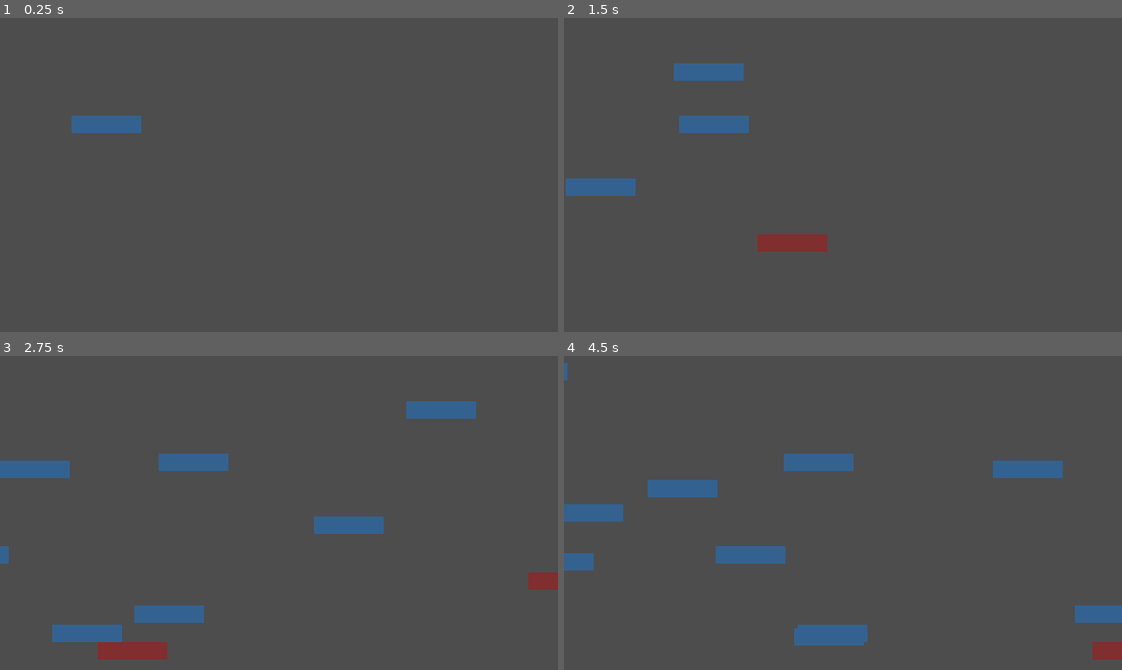
Above: before the commit, frames 1-4 (two rows, left to right).
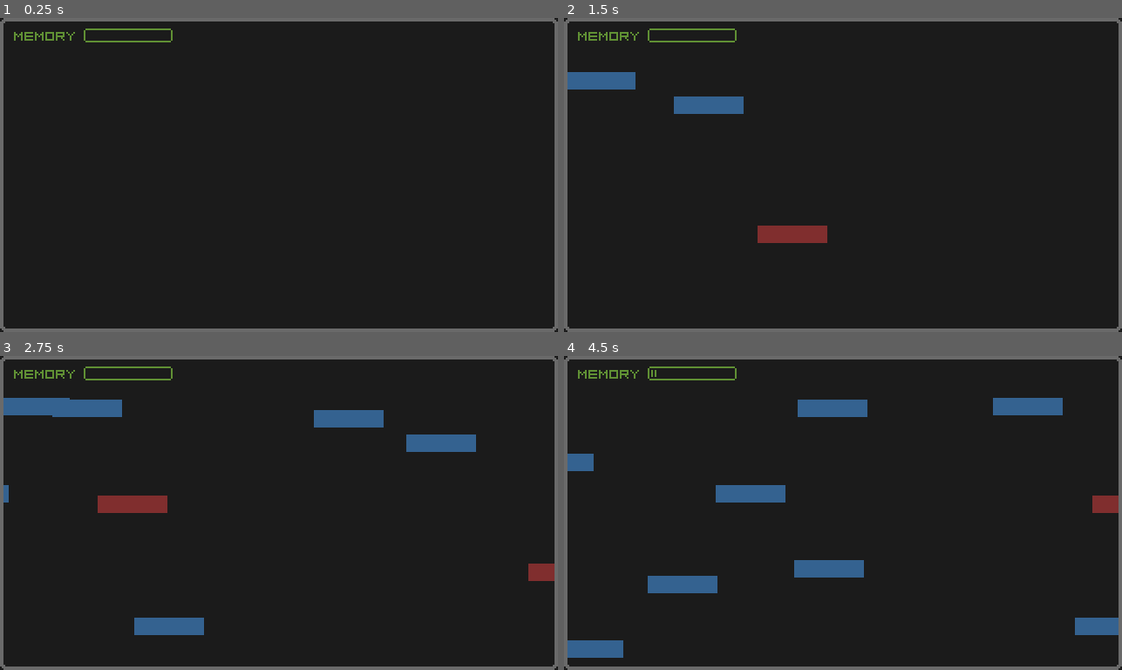
Above: after the commit, the same moments.

Repository: daniboygg/ludumdare-58
Game: Godot game, scene res://main.tscn
The game is run twice, just before and just after one commit, with the same random seed, the same clock (stepped at 60 frames per second) and the same inputs.
Inputs (mouse positions are in pixels of both pictures, inside the frame that each line leads up to):
- Up to frame 1 (0.25 s): no input
- Up to frame 2 (1.5 s): move the mouse to (965, 159) at 0.52 s; move the mouse to (731, 190) at 1.27 s
- Up to frame 3 (2.75 s): move the mouse to (334, 443) at 2.02 s
- Up to frame 4 (4.5 s): move the mouse to (815, 575) at 2.77 s; move the mouse to (1010, 560) at 3.52 s; move the mouse to (675, 465) at 4.27 s

The runs differ from the first frame. In frame 1, 100% of the frame differs, in the area x 0-100%, y 0-100%; in frame 2, 100%; in frame 3, 100%; in frame 4, 100%.

Commit message:
Add memory counter and progress bar

Diff:
--- a/globals.gd
+++ b/globals.gd
@@ -1,4 +1,19 @@
 extends Node
+
+signal memory_increased
 
 const WIDTH := 360
 const HEIGHT := 180
+
+var memory := 0
+var rage := 0
+
+
+func increase_memory(amount: int = 5):
+	memory += amount
+	memory_increased.emit()
+
+
+func decrease_memory(amount: int = 5):
+	memory -= amount
+	memory_increased.emit()
--- a/level.gd
+++ b/level.gd
@@ -7,12 +7,12 @@
 func _ready() -> void:
 	pass
 
-
+const TOP_MARGIN := 20
 func create_memory_bar():
 	var instance: Memory = MEMORY.instantiate()
 	var start := Vector2(
 		0 - instance.width,
-		randi_range(0, Globals.HEIGHT - instance.height),
+		randi_range(TOP_MARGIN, Globals.HEIGHT - instance.height),
 	)
 	instance.start_on_position(start)
 	var bad_probability = randf()
@@ -22,8 +22,16 @@
 	else:
 		instance.make_legit()
 		instance.speed = randf_range(50, 150)
+	instance.left_scene.connect(_on_left_scene)
+	self.add_child(instance)
 
-	self.add_child(instance)
+
+func _on_left_scene(memory: Memory):
+	if memory.is_corrupt:
+		Globals.increase_memory(20)
+	else:
+		Globals.decrease_memory(5)
+	memory.queue_free()
 
 
 func _on_timer_timeout() -> void:
--- a/main.tscn
+++ b/main.tscn
@@ -1,18 +1,101 @@
-[gd_scene load_steps=3 format=3 uid="uid://cqow47bch5ocs"]
+[gd_scene load_steps=10 format=3 uid="uid://cqow47bch5ocs"]
 
 [ext_resource type="Script" uid="uid://bu37n0pnsp6si" path="res://level.gd" id="1_0xm2m"]
-[ext_resource type="PackedScene" uid="uid://d36yllicrg8s1" path="res://memory.tscn" id="1_ig7tw"]
+[ext_resource type="Theme" uid="uid://dnroccymnpymn" path="res://theme.tres" id="2_0xm2m"]
+[ext_resource type="Script" uid="uid://8hh3nlsd4n3i" path="res://ui.gd" id="3_1bvp3"]
+[ext_resource type="Texture2D" uid="uid://s8vd8oc3ttax" path="res://ui/progress_bar.png" id="3_h2yge"]
+[ext_resource type="Texture2D" uid="uid://bw1ykn3dk57ci" path="res://ui/border.png" id="4_lquwl"]
+
+[sub_resource type="Theme" id="Theme_0xm2m"]
+MarginContainer/constants/margin_bottom = 5
+MarginContainer/constants/margin_left = 5
+MarginContainer/constants/margin_right = 5
+MarginContainer/constants/margin_top = 5
+
+[sub_resource type="AtlasTexture" id="AtlasTexture_1bvp3"]
+atlas = ExtResource("3_h2yge")
+region = Rect2(0, 0, 51, 8)
+
+[sub_resource type="AtlasTexture" id="AtlasTexture_lquwl"]
+atlas = ExtResource("3_h2yge")
+region = Rect2(0, 8, 51, 8)
+
+[sub_resource type="AtlasTexture" id="AtlasTexture_7mycd"]
+atlas = ExtResource("3_h2yge")
+region = Rect2(0, 16, 51, 8)
 
 [node name="Main" type="Node"]
 
+[node name="ColorRect" type="ColorRect" parent="."]
+anchors_preset = 15
+anchor_right = 1.0
+anchor_bottom = 1.0
+grow_horizontal = 2
+grow_vertical = 2
+color = Color(0.105882354, 0.105882354, 0.105882354, 1)
+
 [node name="Level" type="Node2D" parent="."]
 script = ExtResource("1_0xm2m")
-
-[node name="Memory" parent="Level" instance=ExtResource("1_ig7tw")]
-position = Vector2(36, 56)
 
 [node name="Timer" type="Timer" parent="Level"]
 wait_time = 0.5
 autostart = true
 
+[node name="UI" type="Control" parent="."]
+z_index = 1
+texture_filter = 1
+layout_mode = 3
+anchors_preset = 15
+anchor_right = 1.0
+anchor_bottom = 1.0
+grow_horizontal = 2
+grow_vertical = 2
+theme = ExtResource("2_0xm2m")
+script = ExtResource("3_1bvp3")
+
+[node name="NinePatchRect" type="NinePatchRect" parent="UI"]
+layout_mode = 1
+anchors_preset = 15
+anchor_right = 1.0
+anchor_bottom = 1.0
+grow_horizontal = 2
+grow_vertical = 2
+texture = ExtResource("4_lquwl")
+patch_margin_left = 3
+patch_margin_top = 3
+patch_margin_right = 3
+patch_margin_bottom = 3
+
+[node name="MarginContainer" type="MarginContainer" parent="UI"]
+layout_mode = 1
+anchors_preset = 15
+anchor_right = 1.0
+anchor_bottom = 1.0
+grow_horizontal = 2
+grow_vertical = 2
+
+[node name="VBoxContainer" type="VBoxContainer" parent="UI/MarginContainer"]
+layout_mode = 2
+size_flags_horizontal = 0
+size_flags_vertical = 0
+
+[node name="HBoxContainer" type="HBoxContainer" parent="UI/MarginContainer/VBoxContainer"]
+layout_mode = 2
+
+[node name="Label" type="Label" parent="UI/MarginContainer/VBoxContainer/HBoxContainer"]
+layout_mode = 2
+size_flags_vertical = 1
+theme = SubResource("Theme_0xm2m")
+text = "Memory"
+
+[node name="TextureProgressBar" type="TextureProgressBar" parent="UI/MarginContainer/VBoxContainer/HBoxContainer"]
+unique_name_in_owner = true
+layout_mode = 2
+size_flags_horizontal = 4
+size_flags_vertical = 4
+step = 5.0
+texture_under = SubResource("AtlasTexture_1bvp3")
+texture_over = SubResource("AtlasTexture_lquwl")
+texture_progress = SubResource("AtlasTexture_7mycd")
+
 [connection signal="timeout" from="Level/Timer" to="Level" method="_on_timer_timeout"]
--- a/memory.gd
+++ b/memory.gd
@@ -1,15 +1,10 @@
 class_name Memory extends Node2D
 
-
-@export var height := 10
-@export var width := 40
-@export var speed := 20.0
+signal left_scene(Memory)
 
 @onready var color_rect: ColorRect = $ColorRect
 @onready var area_2d: Area2D = $Area2D
 @onready var collision_shape_2d: CollisionShape2D = $Area2D/CollisionShape2D
-@onready var label: Label = $Label
-
 
 const color_good_base := Color("#346290")
 const color_good_highlight := Color("467db3ff")
@@ -18,6 +13,11 @@
 
 var color_base := color_good_base
 var color_highlight := color_good_highlight
+
+var height := 10
+var width := 40
+var speed := 20.0
+var is_corrupt := false
 
 
 func _ready():
@@ -37,7 +37,7 @@
 		color_rect.color = color_base
 
 	if position.x > Globals.WIDTH:
-		queue_free()
+		left_scene.emit(self)
 
 
 func start_on_position(new_position: Vector2):
@@ -47,8 +47,10 @@
 func make_legit():
 	color_base = color_good_base
 	color_highlight = color_good_highlight
+	is_corrupt = false
 
 
 func make_corrupt():
 	color_base = color_bad_base
 	color_highlight = color_bad_highlight
+	is_corrupt = true
--- a/memory.tscn
+++ b/memory.tscn
@@ -18,7 +18,3 @@
 [node name="CollisionShape2D" type="CollisionShape2D" parent="Area2D"]
 position = Vector2(20, 5)
 shape = SubResource("RectangleShape2D_0xm2m")
-
-[node name="Label" type="Label" parent="."]
-offset_right = 40.0
-offset_bottom = 23.0
--- /dev/null
+++ b/theme.tres
@@ -0,0 +1,12 @@
+[gd_resource type="Theme" load_steps=2 format=3 uid="uid://dnroccymnpymn"]
+
+[ext_resource type="FontFile" uid="uid://b3f58sxlfe0vt" path="res://resources/Kenney Mini Square Mono.ttf" id="1_e1x85"]
+
+[resource]
+Label/colors/font_color = Color(0.3764706, 0.5647059, 0.20392157, 1)
+Label/font_sizes/font_size = 8
+Label/fonts/font = ExtResource("1_e1x85")
+MarginContainer/constants/margin_bottom = 5
+MarginContainer/constants/margin_left = 8
+MarginContainer/constants/margin_right = 8
+MarginContainer/constants/margin_top = 5
--- /dev/null
+++ b/ui.gd
@@ -0,0 +1,11 @@
+extends Control
+
+@onready var texture_progress_bar: TextureProgressBar = %TextureProgressBar
+
+
+func _ready() -> void:
+	Globals.memory_increased.connect(_on_memory_increased)
+
+
+func _on_memory_increased():
+	texture_progress_bar.value = Globals.memory
Binary file added: art/border.aseprite
Binary file added: art/progress_bar.aseprite
Binary file added: resources/Kenney Mini Square Mono.ttf
Not shown, added: resources/Kenney Mini Square Mono.ttf.import
Not shown, added: ui.gd.uid
Binary file added: ui/border.png
Not shown, added: ui/border.png.import
Binary file added: ui/progress_bar.png
Not shown, added: ui/progress_bar.png.import
